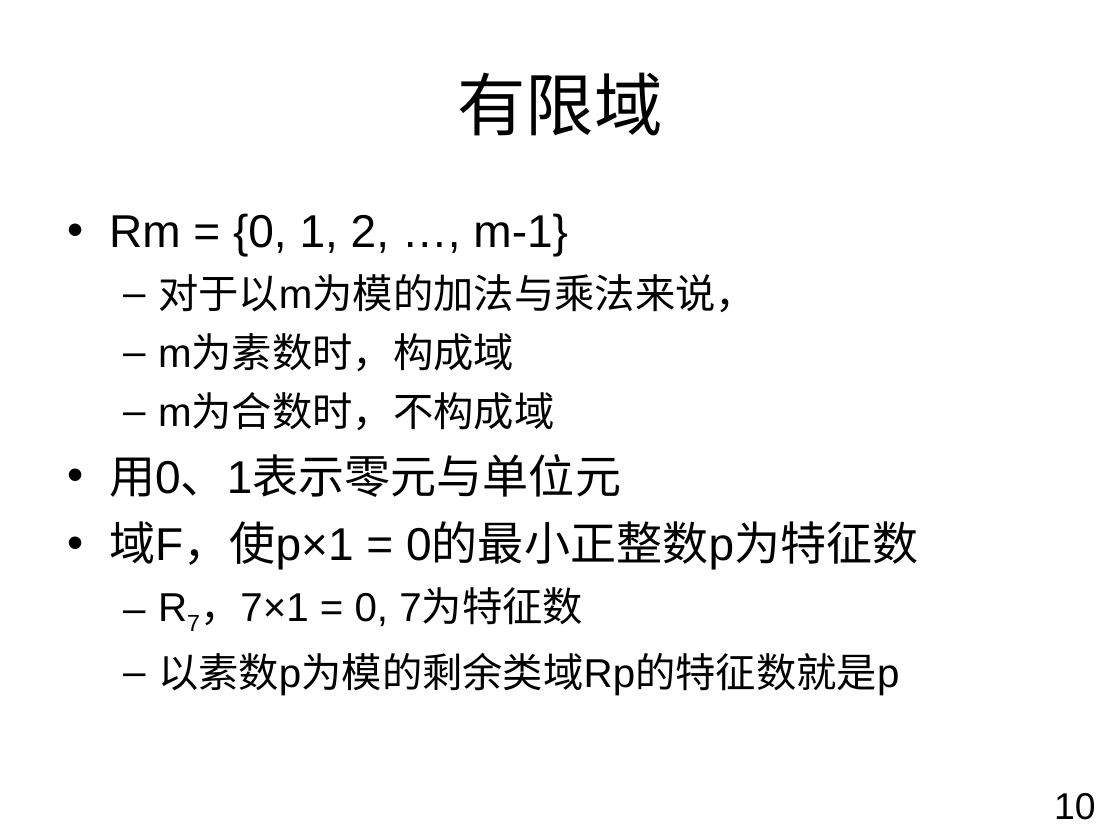
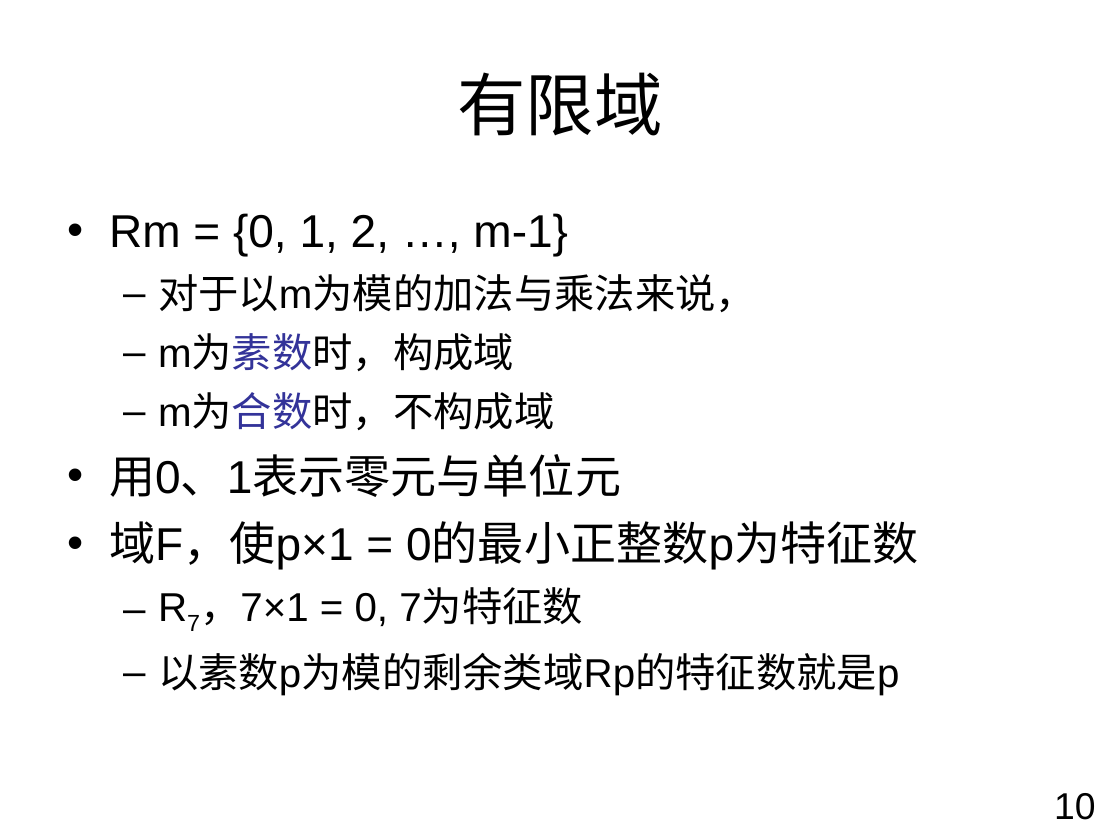
Before and after one commit to chchgb/pairwisetestingservice, a slide deck: slide 10 of Report/Construction Orthogonal Arrays.ppt. Drawn at 1120x840 pixels with LibreOffice and Linux fonts; fonts in the diff are those of the drawing; background and template pictures are left out. Boxes give left, top, right and bottom in pixels: in the first picture for what was removed or moved away, otherwise in the second. Text is boxed around its words. In the diff, an @@ line names an element or a change of style, - is before the commit and + after.

```diff
--- a/Report/Construction Orthogonal Arrays.ppt
+++ b/Report/Construction Orthogonal Arrays.ppt
@@ text at (158, 335, 554, 430): text colour #000000 to #333399 in "m为素数时，构成域", "m为合数时，不构成域" @@
```
Also in this commit, not shown: 3 other slides changed.
